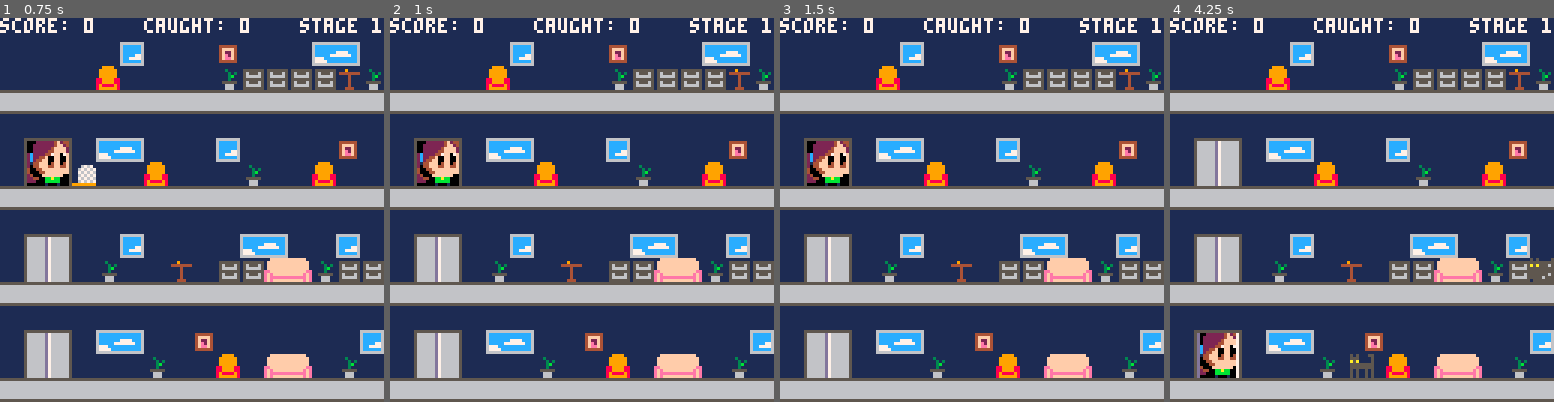
Above: before the commit, frames 1-4 (left to right).
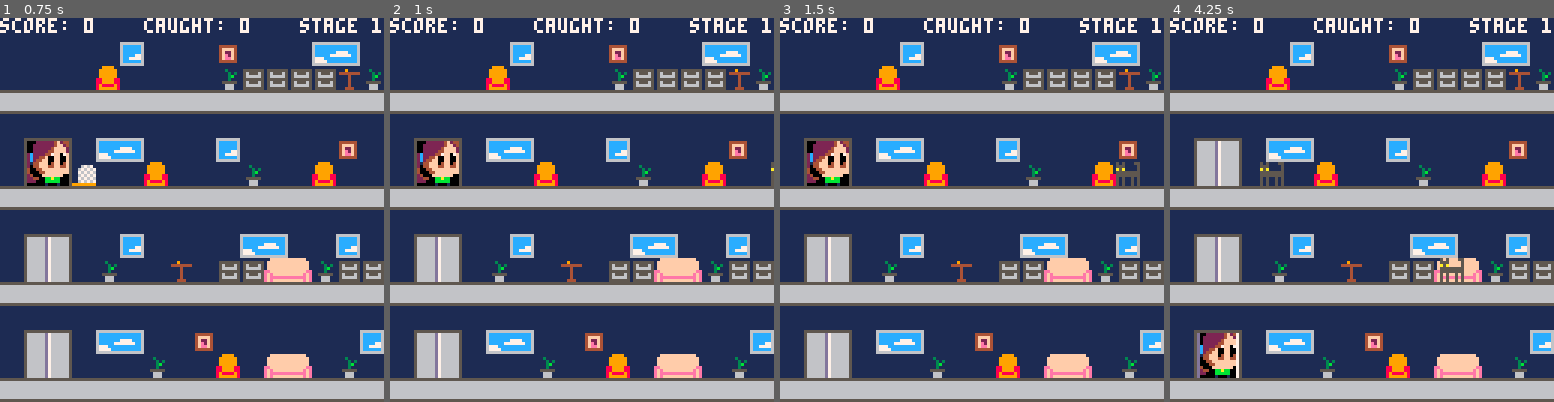
Above: after the commit, the same moments.

Repository: leonardost/cat-catcher-0
Game: PICO-8 cartridge cat_catcher_0.p8
The game is run twice, just before and just after one commit, with the same random seed, the same clock (stepped at 60 frames per second) and the same inputs.
Inputs:
- Up to frame 1 (0.75 s): tap O (Z key) at 0.7 s
- Up to frame 2 (1 s): no input
- Up to frame 3 (1.5 s): no input
- Up to frame 4 (4.25 s): hold Right 1.6-2.1 s; tap O (Z key) every 0.4 s from 1.7 to 4.1 s; hold Up 2.15-2.42 s; hold Right 2.47-3.03 s; hold Left 3.08-3.58 s; hold Down 3.63-3.97 s; hold Right from 4.02 s (still down)

Frame 1 is identical in both runs. In frame 2, less than 0.1% of the frame differs, in the area x 99-100%, y 37-44%; in frame 3, 0.2%; in frame 4, 0.9%, in the area x 23-100%, y 37-94%.

Commit message:
Finish cat generation for stage 1

Diff:
--- a/cat_catcher_0.p8
+++ b/cat_catcher_0.p8
@@ -43,6 +43,43 @@
 
   elevator = elevator_actor(8, floor_base_y + 32 * current_floor)
   add(actors, elevator)
+
+  --[[
+    cats
+    0 = small black
+    1 = small brown
+    2 = big black
+    3 = big brown
+				format:
+				{ cat_code, ticker, floor }
+				if floor == -1 then the floor
+				on which the cat will appear is
+				randomized
+  --]]
+  cat_generation = {}
+  -- stage 1 cats
+  cat_generation[1] = {
+    { 0, 30, 0 },
+    { 0, 90, 1 },
+    { 0, 150, 2 },
+    { 0, 210, 0 },
+    { 0, 270, 1 },
+    { 0, 330, 2 },
+    { 0, 360, 1 },
+    { 1, 430, 0 },
+    { 1, 480, 0 },
+    { 1, 500, 1 },
+    { 1, 520, 2 },
+    { 2, 540, 0 },
+    { 1, 580, 1 },
+    { 3, 700, 1 },
+    { 2, 860, 2 },
+    { 0, 1020, 0 },
+    { 0, 1050, 2 },
+    { 0, 1080, 1 },
+--    { 1, 820, 2 },
+  }
+
 
   -- cats used for testing
   --[[
@@ -93,6 +130,12 @@
     girl.y = elevator.get_y()
   end
 
+  for c in all(cat_generation[stage]) do
+    if c[2] == t then
+      generate_cats(c)
+    end
+  end
+  --[[
   if t % 600 == 0 then
     generate_big_cat()
   elseif t % 300 == 0 then
@@ -100,6 +143,7 @@
   elseif t % 60 == 0 then
     generate_cat()
   end
+  --]]
 
   if btn(⬆️) then
     change_floor(-1)
@@ -128,6 +172,25 @@
     girl.idle()
   end
   --]]
+end
+
+function generate_cats(c)
+  local floor
+  if c[3] != -1 then
+    floor = c[3]
+  else
+    floor = flr(rnd(3))
+  end
+
+  if c[1] == 0 then
+    generate_cat(floor)
+  elseif c[1] == 1 then
+    generate_fast_cat(floor)
+  elseif c[1] == 2 then
+    generate_big_cat(floor, 0)
+  elseif c[1] == 3 then
+    generate_big_cat(floor, 1)
+  end
 end
 
 function change_floor(direction)
@@ -173,21 +236,17 @@
   end
 end
 
-function generate_cat()
-  local floor = flr(rnd(3))
+function generate_cat(floor)
   local new_cat = cat_actor(floor)
   add(actors, new_cat)
 end
 
-function generate_fast_cat()
-  local floor = flr(rnd(3))
+function generate_fast_cat(floor)
   local new_cat = cat_actor2(floor)
   add(actors, new_cat)
 end
 
-function generate_big_cat()
-  local floor = flr(rnd(3))
-  local breed = flr(rnd(2))
+function generate_big_cat(floor, breed)
   local new_cat
   if breed == 0 then
     new_cat = bigcat_actor(floor)
